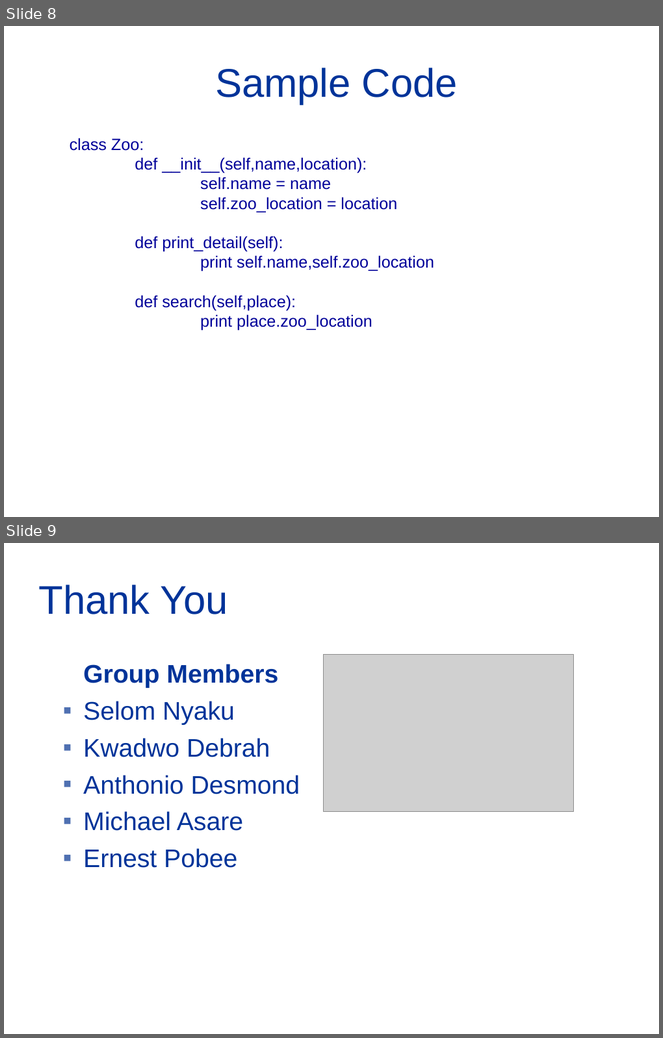
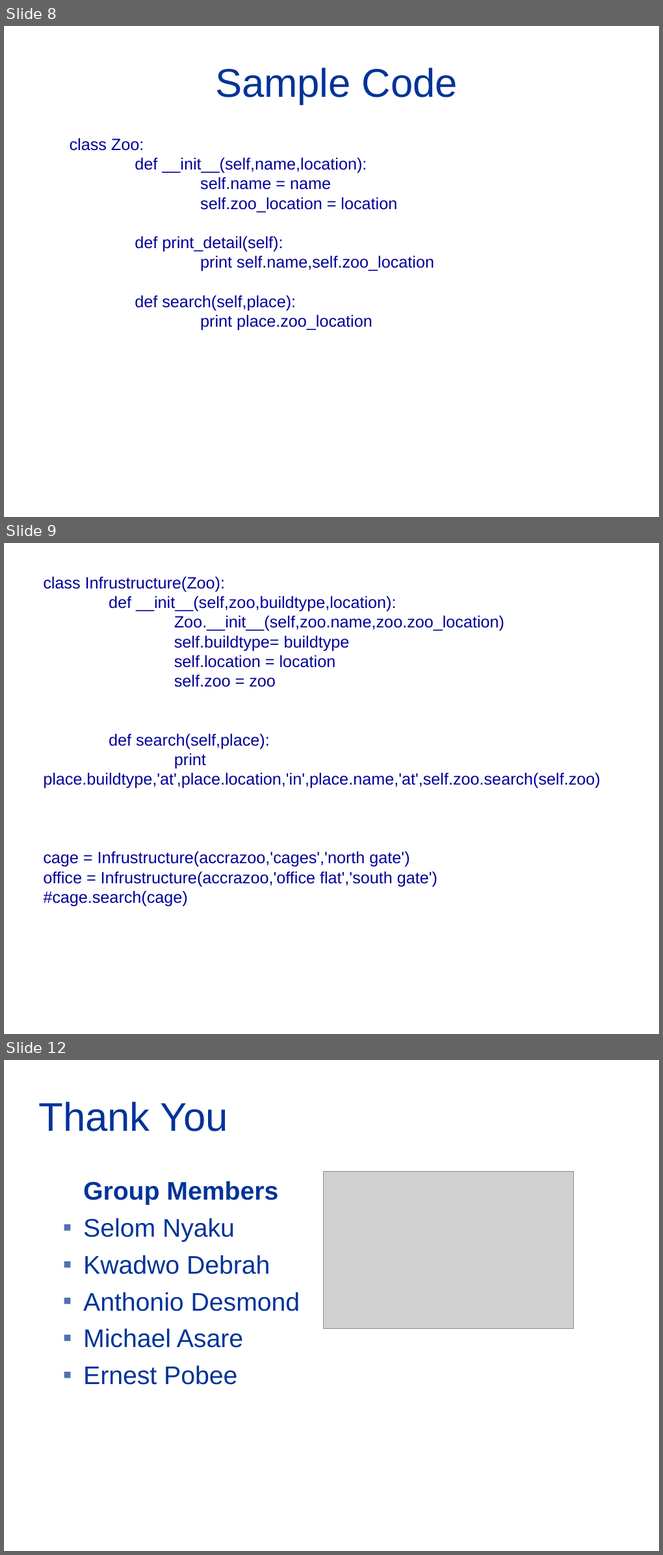
Before and after one commit to ernestpob/zoo-assignment, a slide deck: Zoo_ppt.odp. Shown one above the other, each under a label of ours: slides 8 and 9 before the commit, slides 8, 9 and 12 after it; the slides between them are not shown. The pictures are 663x1038 and 663x1555 pixels, drawn with LibreOffice and Linux fonts; fonts in the diff are those of the drawing; grey boxes stand for pictures; background and template pictures are left out. Boxes give left, top, right and bottom in pixels: in the first picture for what was removed or moved away, otherwise in the second. Text is boxed around its words. In the diff, an @@ line names an element or a change of style, - is before the commit and + after.

```diff
--- a/Zoo_ppt.odp
+++ b/Zoo_ppt.odp
@@ slide 9 added at bbox=[4, 543, 659, 1034], background #FFFFFF @@
@@ text added at bbox=[43, 576, 601, 907], 18 pt, text #000099 @@
+class Infrustructure(Zoo):
+def __init__(self,zoo,buildtype,location):
+Zoo.__init__(self,zoo.name,zoo.zoo_location)
+self.buildtype= buildtype
+self.location = location
+self.zoo = zoo
+def search(self,place):
+print place.buildtype,'at',place.location,'in',place.name,'at',self.zoo.search(self.zoo)
+cage = Infrustructure(accrazoo,'cages','north gate')
+office = Infrustructure(accrazoo,'office flat','south gate')
+#cage.search(cage)
@@ what was slide 9 is now slide 12 @@
```
Also in this commit, not shown: 1 slide changed, 2 other slides added.
